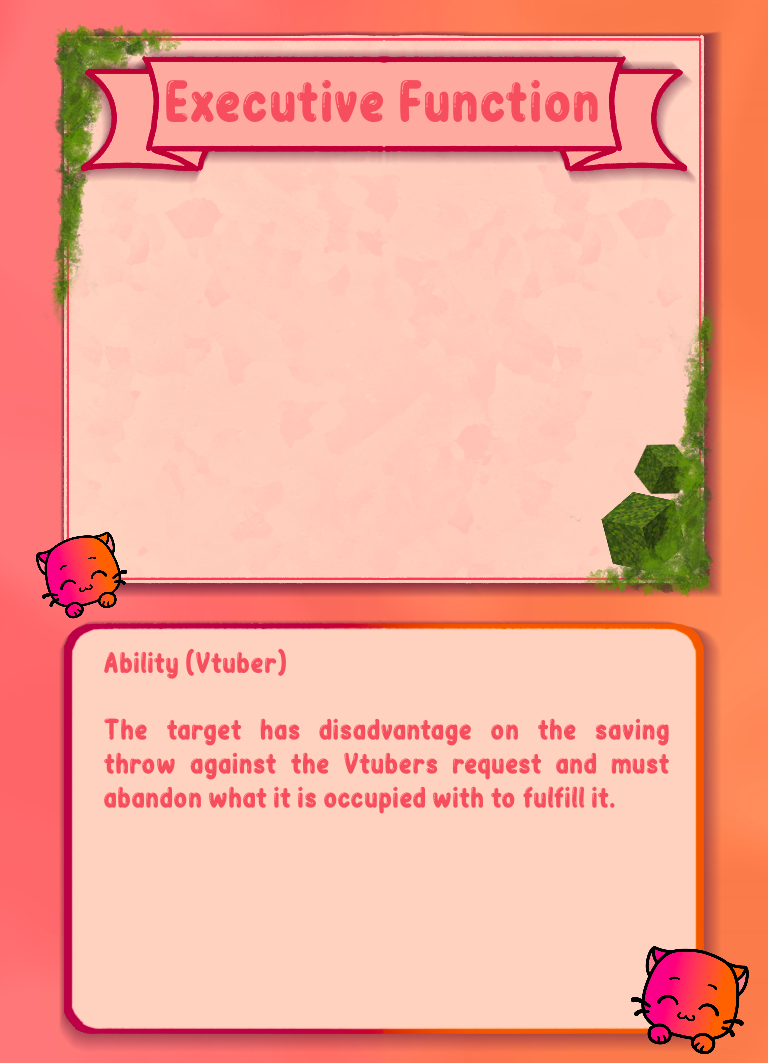
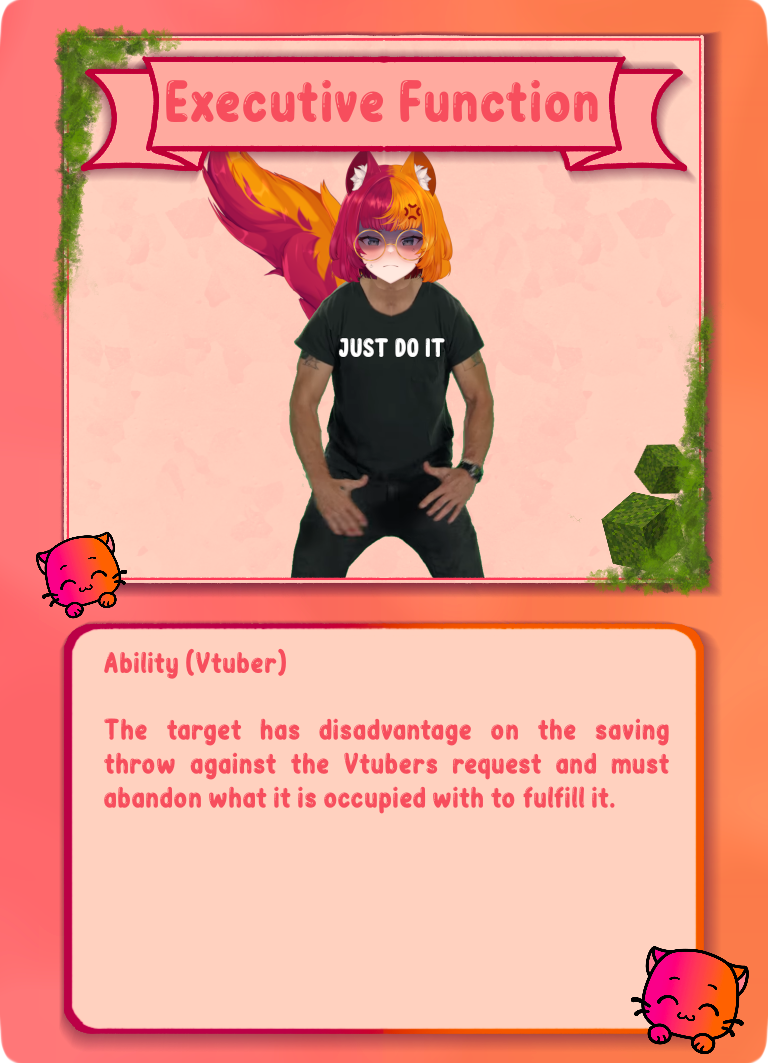
Layer changes from the first 768 × 1063 image to the second:
added layer "executive functioning.png" above "plainCardTopTextBox.png #1" over [201, 151, 495, 578]
painted on "plainCardBackground.png" over [0, 0, 768, 1063]
